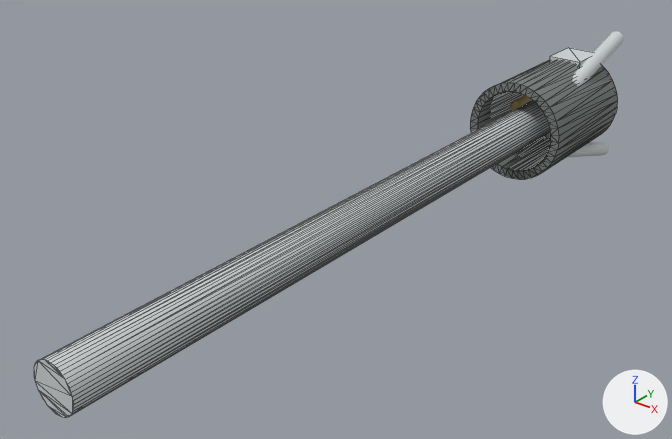
The OBJ model ros2_ws/src/fs_description/meshes/katar/duckbill_feed_link.obj: old version first, new version second.
The view is the same before and after, from a camera (50 mm lens) standing at (0.478, -0.968, 0.382) and looking at (-0.096, -0.251, -0.063). Arrows for +X, +Y and +Z are at lower right; the lights stay in place. The older version comes first. Mesh edges are drawn as thin lines on the coarser meshes. Where no turn or scale is listed for an object, it has been applied to the vertices.

The first picture shows 'feed_rod_4', 'housing_0', 'jaw_actuators_2' and 2 more.
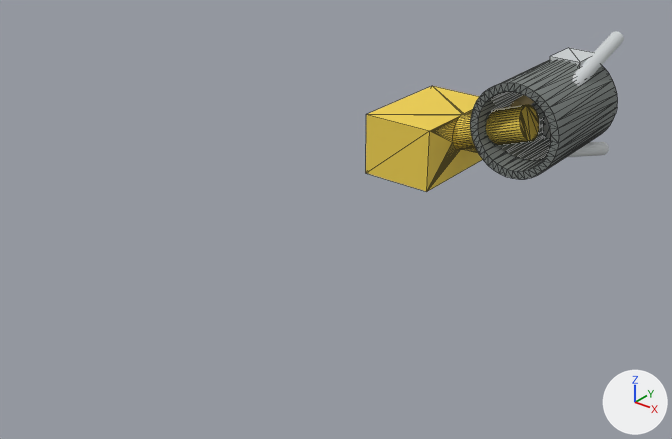
Patch to the scene script:
```diff
--- a/ros2_ws/src/fs_description/meshes/katar/duckbill_feed_link.obj.py
+++ b/ros2_ws/src/fs_description/meshes/katar/duckbill_feed_link.obj.py
@@ mat_yellow_100 @@
+mat_yellow_100 = principled_material('yellow_100')
+mat_yellow_100.base_color = (0.886, 0.647, 0.078)  # yellow #f2d24f
+mat_yellow_100.roughness = 0.827
@@ me_carriage_4 @@
+me_carriage_4.from_pydata(...)  # 106 vertices, 208 faces; spans x -0.188..0.007, y -0.075..0.075, z -0.09..0.021
+me_carriage_4.materials.append(mat_yellow_100)  # yellow #f2d24f
@@ ob_feed_rod_4 @@
-ob_feed_rod_4 = bpy.data.objects.new('feed_rod_4', me_feed_rod_4)
-ob_feed_rod_4.location = (0.0, 0.0, 0.0)
@@ ob_carriage_4 @@
+ob_carriage_4 = bpy.data.objects.new('carriage_4', me_carriage_4)
+ob_carriage_4.location = (0.0, 0.0, 0.0)
```

Where the change shows, as pixel boxes (x1, y1, x2, y2) in the pictures (672 x 439 px):
'feed_rod_4', deleted: before (34, 101, 550, 418)
'carriage_4', added (yellow): after (366, 86, 539, 192)
